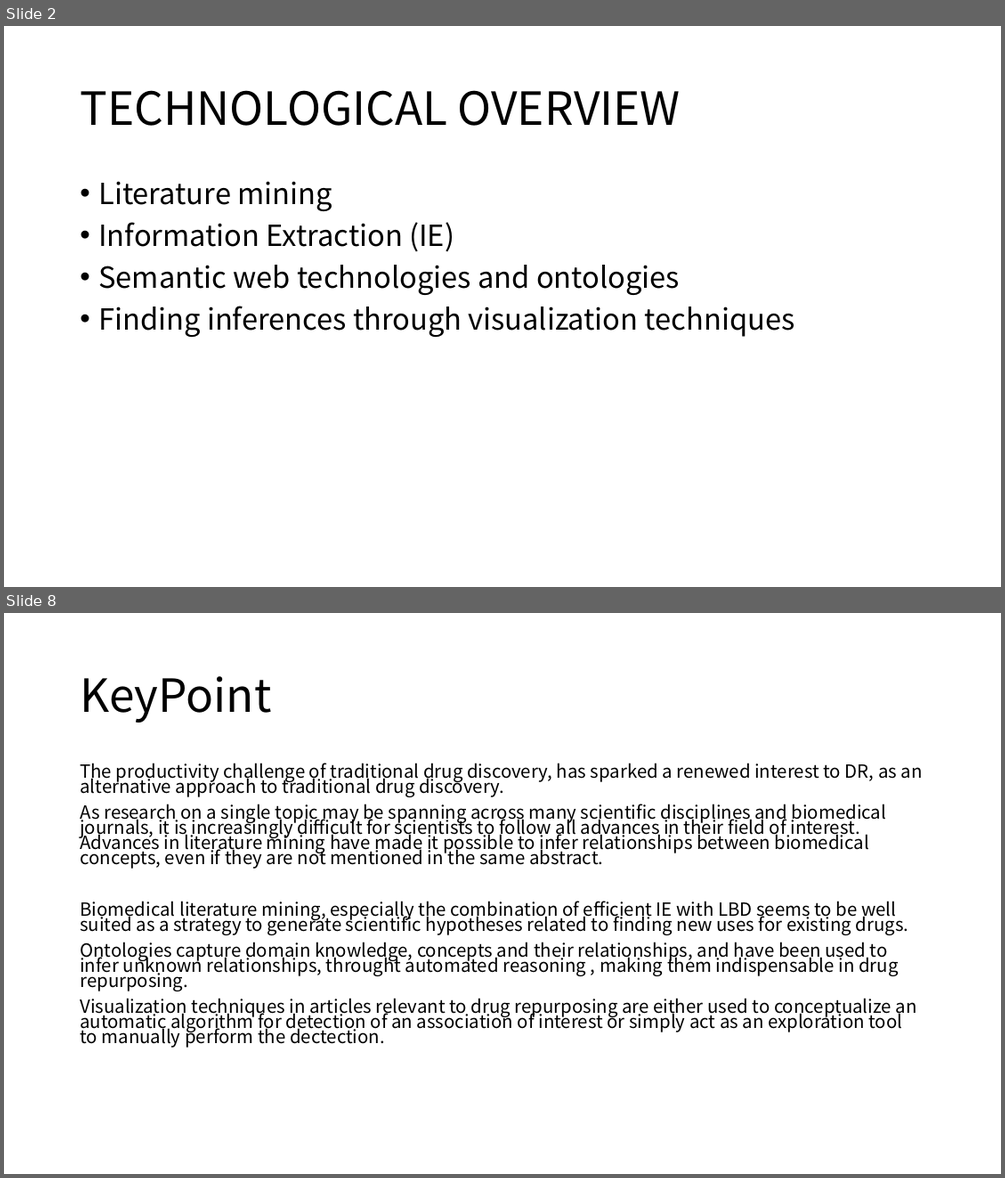
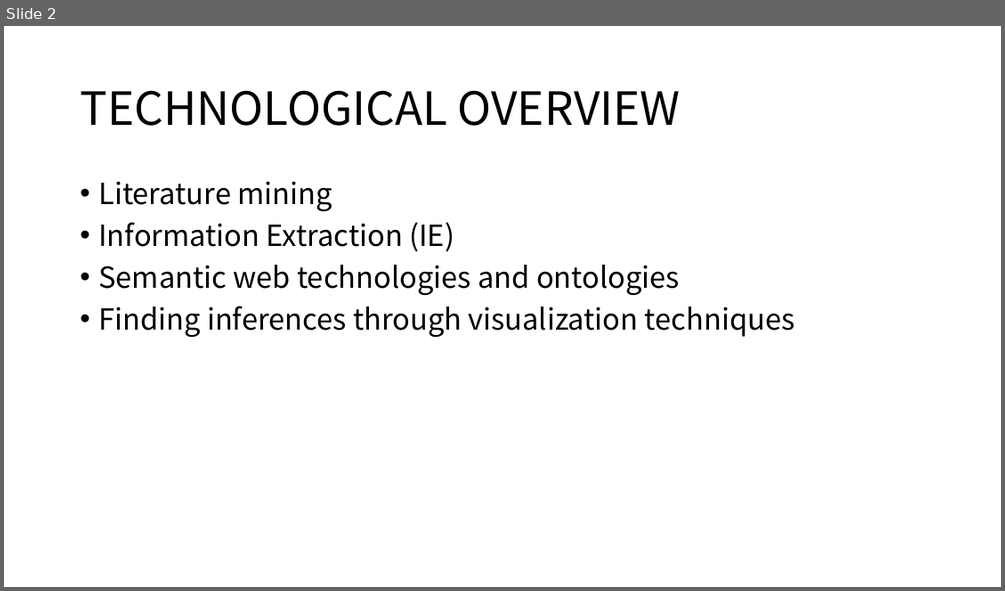
Before and after one commit to moklise/TIL, a slide deck: Review/[3] Literature mining, ontologies and information visualization for drug repurposing/Literature mining, ontologies and information visualization for.pptx. Shown one above the other, each under a label of ours: slides 2 and 8 before the commit, slide 2 after it; the slides between them are not shown. The pictures are 1005x1178 and 1005x591 pixels, drawn with LibreOffice and Linux fonts; fonts in the diff are those of the drawing. Boxes give left, top, right and bottom in pixels: in the first picture for what was removed or moved away, otherwise in the second. Text is boxed around its words. In the diff, an @@ line names an element or a change of style, - is before the commit and + after.

Commit message:
[Publication Review] Literature Mining2

```diff
--- a/Review/[3] Literature mining, ontologies and information visualization for drug repurposing/Literature mining, ontologies and information visualization for.pptx
+++ b/Review/[3] Literature mining, ontologies and information visualization for drug repurposing/Literature mining, ontologies and information visualization for.pptx
@@ slide 8 removed at [4,613,1001,1174], background #FFFFFF @@
@@ title removed at [80,676,271,722] @@
-KeyPoint
@@ text removed at [80,763,922,1047] @@
-The productivity challenge of traditional drug discovery, has sparked a renewed interest to DR, as an alternative approach to traditional drug discovery.
-As research on a single topic may be spanning across many scientific disciplines and biomedical journals, it is increasingly difficult for scientists to follow all advances in their field of interest. Advances in literature mining have made it possible to infer relationships between biomedical concepts, even if they are not mentioned in the same abstract.
-Biomedical literature mining, especially the combination of efficient IE with LBD seems to be well suited as a strategy to generate scientific hypotheses related to finding new uses for existing drugs.
-Ontologies capture domain knowledge, concepts and their relationships, and have been used to infer unknown relationships, throught automated reasoning , making them indispensable in drug repurposing.
-Visualization techniques in articles relevant to drug repurposing are either used to conceptualize an automatic algorithm for detection of an association of interest or simply act as an exploration tool to manually perform the dectection.
```
Also in this commit, not shown: 6 slides changed, 6 slides added.
